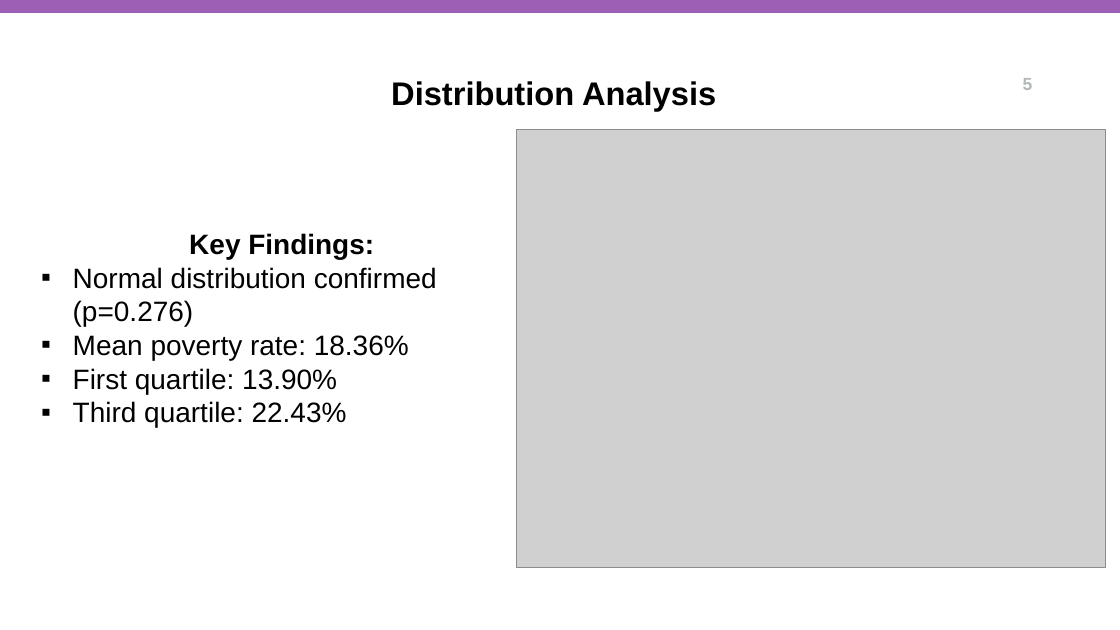
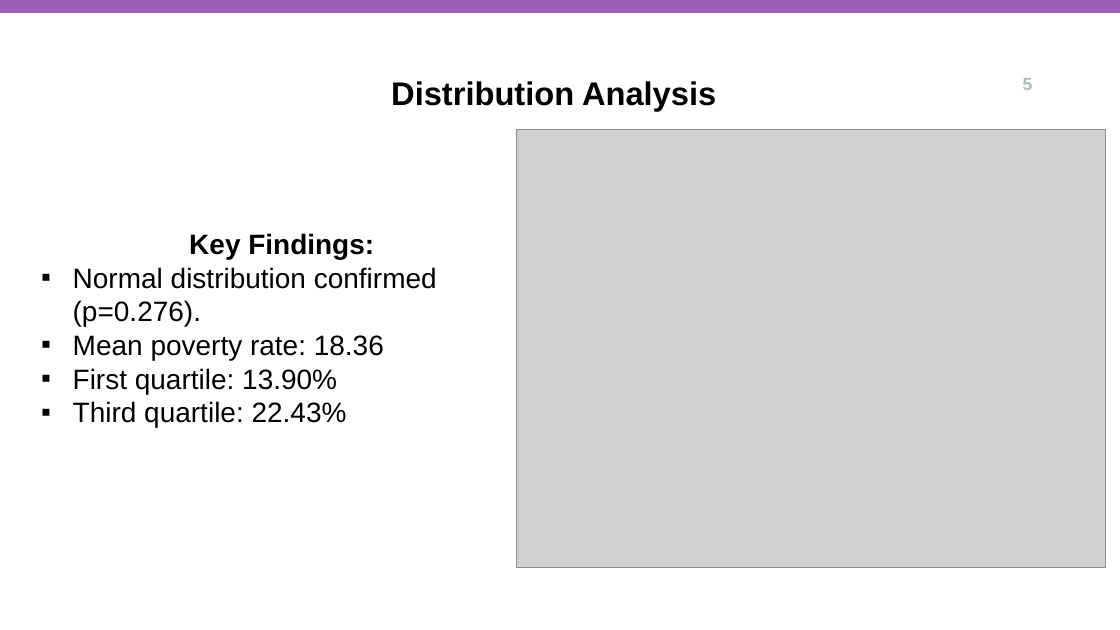
Before and after one commit to Sai91004/US-Public-Food-Assistance-1-A81-, a slide deck: slide 5 of team A081.pptx. Drawn at 1120x630 pixels with LibreOffice and Linux fonts; fonts in the diff are those of the drawing; grey boxes stand for pictures; background and template pictures are left out. Boxes give left, top, right and bottom in pixels: in the first picture for what was removed or moved away, otherwise in the second. Text is boxed around its words. In the diff, an @@ line names an element or a change of style, - is before the commit and + after.

```diff
--- a/team A081.pptx
+++ b/team A081.pptx
@@ text at box(73, 267, 437, 360): text changed @@
-▪ Normal distribution confirmed (p=0.276)
-▪ Mean poverty rate: 18.36%
+▪ Normal distribution confirmed (p=0.276).
+▪ Mean poverty rate: 18.36
```
Also in this commit, not shown: 2 other slides changed, 2 other files.
